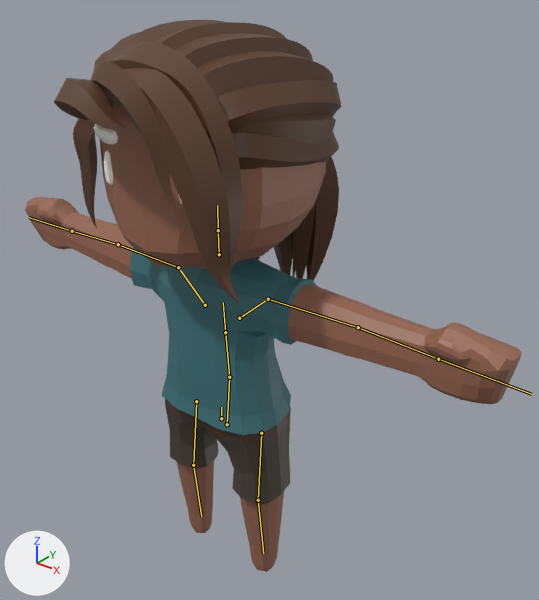
One commit to the glTF model life/assets/liza.glb: the scene before it, then after it.
The view is the same before and after, from a camera (50 mm lens) standing at (2.47, -2.66, 3.53) and looking at (0.01, 0.41, 1.62). Every picture has the same lights, and +X, +Y and +Z are marked at lower left. The older version comes first. The bones that change, and the others that lie on the model, are drawn over the model as lines.

Names of what the first picture shows: 'Body'.
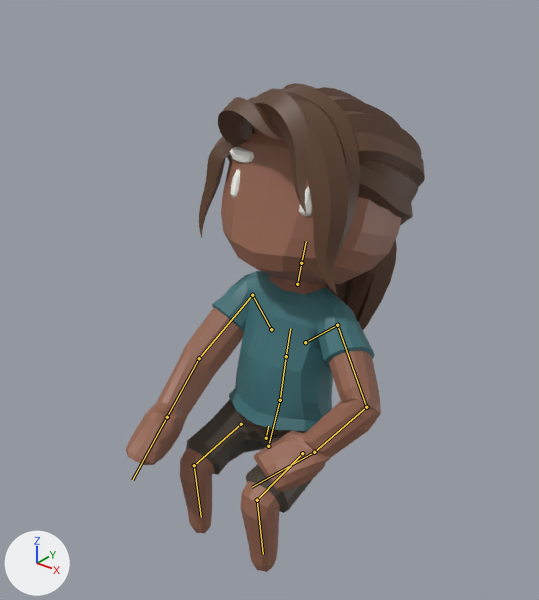
The newer file adds an action. The first version stands in its rest pose; the second is drawn at frame 5 of the action 'StandUp'.

What differs and where, as boxes (x1, y1, x2, y2) in the pictures (539 x 600 px):
'Body', posed (40% narrower, 11% shorter)
    before: (25, 20, 522, 572)
    after: (126, 83, 425, 572)
bone 'Body', root to tip
    before: (221, 418) to (221, 407)
    after: (266, 438) to (268, 426)
bone 'Head', root to tip
    before: (218, 230) to (217, 205)
    after: (301, 263) to (306, 241)
bone 'UpperArm.L', root to tip
    before: (268, 299) to (358, 327)
    after: (337, 325) to (366, 407)
bone 'LowerArm.L', root to tip
    before: (358, 327) to (438, 359)
    after: (366, 407) to (314, 452)
bone 'Fist.L', root to tip
    before: (438, 359) to (531, 394)
    after: (314, 452) to (252, 487)
bone 'Shoulder.R', root to tip
    before: (205, 305) to (178, 267)
    after: (271, 329) to (252, 295)
bone 'UpperArm.R', root to tip
    before: (178, 267) to (118, 244)
    after: (252, 295) to (199, 358)
bone 'LowerArm.R', root to tip
    before: (118, 244) to (72, 231)
    after: (199, 358) to (167, 417)
bone 'Fist.R', root to tip
    before: (72, 231) to (29, 217)
    after: (167, 417) to (132, 480)
bone 'UpperLeg.L', root to tip
    before: (261, 433) to (258, 500)
    after: (302, 453) to (257, 500)
bone 'LowerLeg.L', root to tip
    before: (258, 500) to (263, 553)
    after: (257, 500) to (263, 554)
bone 'UpperLeg.R', root to tip
    before: (196, 401) to (193, 465)
    after: (241, 424) to (194, 465)
bone 'LowerLeg.R', root to tip
    before: (193, 465) to (201, 516)
    after: (194, 465) to (201, 517)

What the commit changed:
Bone 'Body' (bone_body) moves from (0.0, 0.0, 0.0) to (0.0, -0.37, -0.408).
Bone 'Body' (bone_body) turns from (0, 0, 0) to (-16, 0, 0) degrees about its own x, y and z.
Bone 'Head' (bone_head) turns from (0, 0, 0) to (-4, 0, 0) degrees about its own x, y and z.
Bone 'UpperArm.L' (bone_upperarm_l) turns from (0, 0, 0) to (-58, 35, -62) degrees about its own x, y and z.
Bone 'LowerArm.L' (bone_lowerarm_l) turns from (0, 0, 0) to (-20, 38, -84) degrees about its own x, y and z.
Bone 'Fist.L' (bone_fist_l) turns from (0, 0, 0) to (33, 57, 38) degrees about its own x, y and z.
Bone 'Shoulder.R' (bone_shoulder_r) moves from (0.0, 0.0, 0.0) to (-0.006, 0.006, 0.0).
Bone 'UpperArm.R' (bone_upperarm_r) turns from (0, 0, 0) to (-58, 4, 60) degrees about its own x, y and z.
Bone 'LowerArm.R' (bone_lowerarm_r) turns from (0, 0, 0) to (-2, -12, 18) degrees about its own x, y and z.
Bone 'Fist.R' (bone_fist_r) turns from (0, 0, 0) to (0, -31, 0) degrees about its own x, y and z.
Bone 'UpperLeg.L' (bone_upperleg_l) turns from (0, 0, 0) to (-59, 0, 0) degrees about its own x, y and z.
Bone 'LowerLeg.L' (bone_lowerleg_l) turns from (0, 0, 0) to (75, 0, 0) degrees about its own x, y and z.
Bone 'UpperLeg.R' (bone_upperleg_r) turns from (0, 0, 0) to (-59, 0, 0) degrees about its own x, y and z.
Bone 'LowerLeg.R' (bone_lowerleg_r) turns from (0, 0, 0) to (75, 0, 0) degrees about its own x, y and z.
